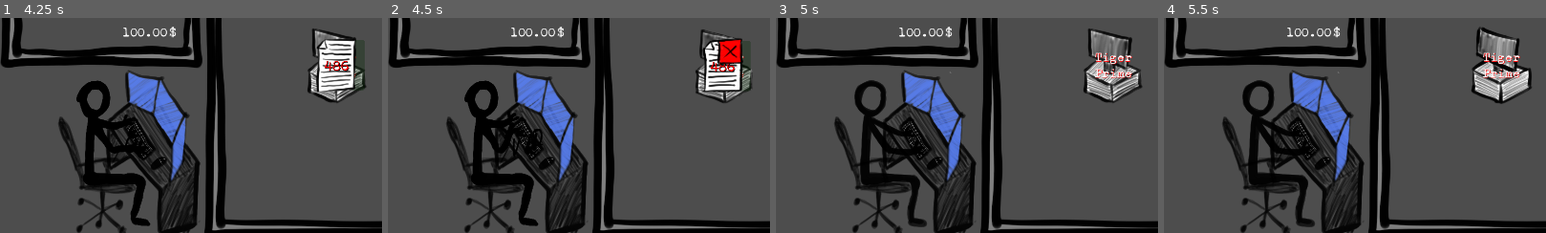
Above: before the commit, frames 1-4 (left to right).
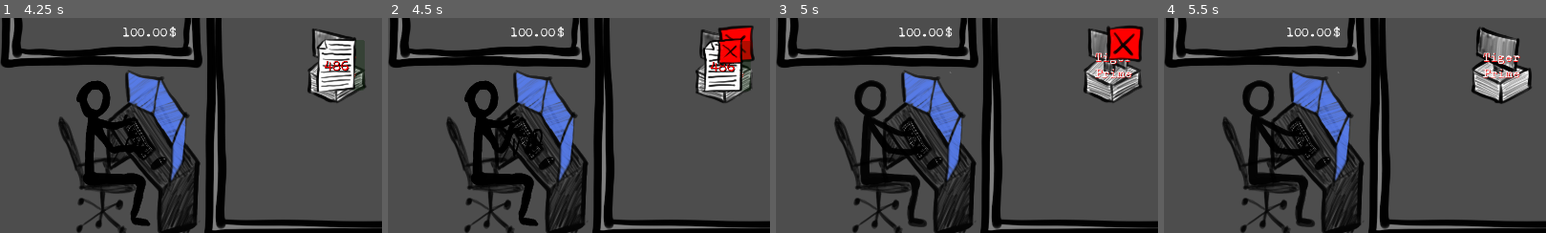
Above: after the commit, the same moments.

Repository: ildede/game-off-2025
Game: Godot game, scene res://scenes/ui/start_screen/start.tscn
Two runs of this game, one before a commit and one after it. Both use one fixed random seed, a clock stepped at 60 frames per second and the inputs below.
Inputs (mouse positions are % of the whole screen's width and height, from its top left):
- Up to frame 1 (4.25 s): click "START" at 0.5 s; click "Accept" at 1.25 s; move the mouse to (72, 45) at 2.02 s; click (72, 45) at 2.17 s; move the mouse to (30, 55) at 2.77 s; click (30, 55) at 2.92 s; move the mouse to (60, 28) at 3.52 s; click (60, 28) at 3.67 s
- Up to frame 2 (4.5 s): move the mouse to (44, 59) at 4.27 s; click (44, 59) at 4.42 s
- Up to frame 3 (5 s): no input
- Up to frame 4 (5.5 s): move the mouse to (80, 65) at 5.02 s; click (80, 65) at 5.17 s
The pictures show only the part of the screen within x 0-50%, y 48-98%; the shares and areas given below are measured in that part.

Frame 1 is identical in both runs. In frame 2, 0.9% of the frame differs, in the area x 86-96%, y 3-21%; in frame 3, 1.5%, in the area x 86-97%, y 3-21%; in frame 4, nothing differs.

Commit message:
feat: elaborate single invoice with time

Diff:
--- a/scenes/game/entities/client/client.tscn
+++ b/scenes/game/entities/client/client.tscn
@@ -139,7 +139,6 @@
 sprite_frames = SubResource("SpriteFrames_g2rsv")
 
 [node name="Area2D" type="Area2D" parent="."]
-visible = false
 
 [node name="CollisionShape2D" type="CollisionShape2D" parent="Area2D"]
 position = Vector2(0.5, -3)
--- a/scenes/game/translator/translator.tscn
+++ b/scenes/game/translator/translator.tscn
@@ -9,7 +9,7 @@
 [ext_resource type="Texture2D" uid="uid://d060mkq5malbq" path="res://scenes/game/translator/assets/PNG_0005.png" id="7_vbttx"]
 
 [sub_resource type="RectangleShape2D" id="RectangleShape2D_bupml"]
-size = Vector2(1105.0006, 2085.0012)
+size = Vector2(710.00037, 2075.0015)
 
 [sub_resource type="SpriteFrames" id="SpriteFrames_pcpsr"]
 animations = [{
@@ -42,8 +42,8 @@
 scale = Vector2(0.2, 0.2)
 
 [node name="CollisionShape2D" type="CollisionShape2D" parent="StaticBody2D"]
-position = Vector2(-87.49996, 17.499998)
-scale = Vector2(0.99999934, 0.99999934)
+position = Vector2(-284.9999, 22.49993)
+scale = Vector2(0.9999992, 0.9999992)
 shape = SubResource("RectangleShape2D_bupml")
 
 [node name="Translator" type="AnimatedSprite2D" parent="."]
--- a/scenes/ui/invoices/invoices.gd
+++ b/scenes/ui/invoices/invoices.gd
@@ -28,7 +28,37 @@
 		count += 1
 
 func _on_single_invoice_clicked():
-	print("[INVOICES] _on_single_invoice_clicked, day ", Global.game_state.current_day)
+	print("[INVOICES] _on_single_invoice_clicked");
+	elaborate_single_invoice_with_time()
+
+func elaborate_single_invoice_with_time():
+	print("[INVOICES] elaborate_single_invoice_with_time, day ", Global.game_state.current_day)
+	get_tree().paused = true
+	var invoice_obj = Global.game_state.tasks_waiting_to_be_processed.pop_front()
+	match invoice_obj.payment_terms:
+		"IMMEDIATE":
+			Global.update_money.emit(invoice_obj.money_value)
+		"UPON_RECEIPT":
+			Global.game_state.pending_payments.append(Models.PendingPayement.new(Global.game_state.current_day, invoice_obj.money_value, invoice_obj.client_name))
+		"NET7":
+			Global.game_state.pending_payments.append(Models.PendingPayement.new(Global.game_state.current_day+7, invoice_obj.money_value, invoice_obj.client_name))
+		"NET30":
+			Global.game_state.pending_payments.append(Models.PendingPayement.new(Global.game_state.current_day+30, invoice_obj.money_value, invoice_obj.client_name))
+		"NET60":
+			Global.game_state.pending_payments.append(Models.PendingPayement.new(Global.game_state.current_day+60, invoice_obj.money_value, invoice_obj.client_name))
+		"EOM":
+			Global.game_state.pending_payments.append(Models.PendingPayement.new(Global.game_state.current_day+Global.until_end_of_month(Global.game_state.current_day), invoice_obj.money_value, invoice_obj.client_name))
+		"EONM":
+			Global.game_state.pending_payments.append(Models.PendingPayement.new(Global.game_state.current_day+Global.until_end_of_month(Global.game_state.current_day)+30, invoice_obj.money_value, invoice_obj.client_name))
+	var child = child_added.pop_back()
+	child.queue_free()
+	Global.ui_update.emit()
+	var new_time = max(Global.game_clock.time_left - Config.DAY_LENGHT_IN_SECONDS/24, 0.01)
+	Global.game_clock.start(new_time)
+	get_tree().paused = false
+
+func elaborate_invoices_with_popup():
+	print("[INVOICES] elaborate_invoices_with_popup, day ", Global.game_state.current_day)
 	get_tree().paused = true
 	var total = Global.game_state.tasks_waiting_to_be_processed.reduce(func(acc, element): return acc + element.money_value, 0)
 	var total_immediate = 0
